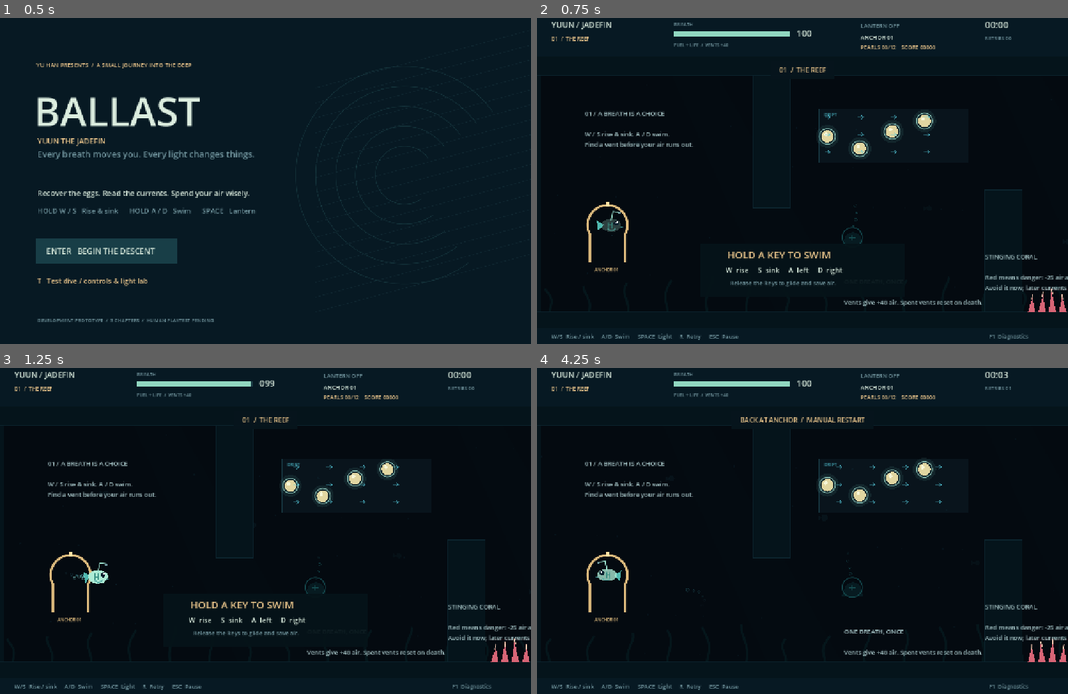
Above: before the commit, frames 1-4 (two rows, left to right).
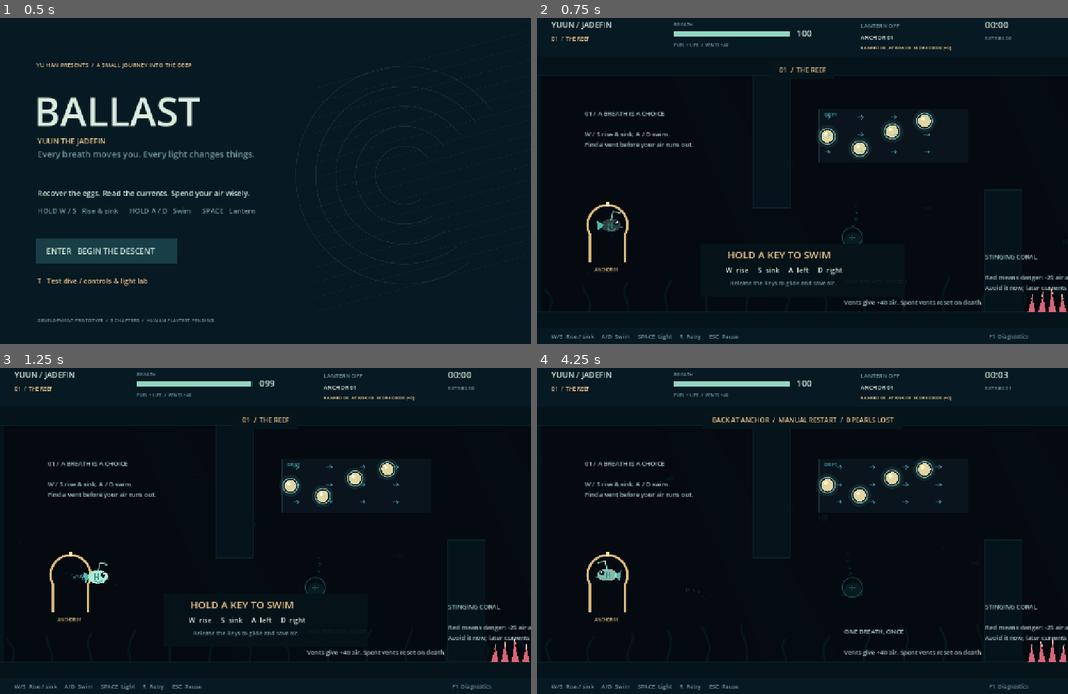
Above: after the commit, the same moments.

Repository: yhan3-ctrl/ballast
Game: Godot game, scene res://scenes/Main.tscn
Two runs of this game, one before a commit and one after it. Both use one fixed random seed, a clock stepped at 60 frames per second and the inputs below.
Inputs:
- Up to frame 1 (0.5 s): no input
- Up to frame 2 (0.75 s): tap Enter (start) at 0.5 s; hold D (right) from 0.53 s (still down); hold Enter (start) from 0.53 s (still down)
- Up to frame 3 (1.25 s): keep holding D (right); keep holding Enter (start); tap T at 0.8 s
- Up to frame 4 (4.25 s): release D (right) at 1.28 s; release Enter (start) at 1.28 s; hold S (down) 1.28-2.03 s; tap T at 1.35, 2.3, 3.6 s; tap Enter (start) at 1.55, 2.85 s; hold D (right) 2.03-2.78 s; hold Space (lantern) 2.03-2.78 s; hold W (up) 2.78-3.53 s; hold A (left) from 3.53 s (still down); tap R (restart) at 4.15 s

Frame 1 is identical in both runs. In frame 2, 0.2% of the frame differs, in the area x 61-78%, y 8-10%; in frame 3, 0.2%; in frame 4, 0.6%, in the area x 33-78%, y 8-17%.

Commit message:
fix: bank segment pearls before awarding score

Diff:
--- a/project.godot
+++ b/project.godot
@@ -11,7 +11,7 @@
 [application]
 
 config/name="Ballast"
-config/version="0.4.0"
+config/version="0.5.0"
 run/main_scene="res://scenes/Main.tscn"
 config/features=PackedStringArray("4.7", "GL Compatibility")
 config/icon="res://assets/icon.svg"
--- a/scripts/hud.gd
+++ b/scripts/hud.gd
@@ -48,7 +48,7 @@
 	text(Vector2(780, 63), "ANCHOR %02d" % (world.active_checkpoint + 1), 14)
 	text(Vector2(1080, 36), "%02d:%02d" % [int(world.elapsed) / 60, int(world.elapsed) % 60], 22)
 	text(Vector2(1080, 64), "RETRIES %02d" % world.deaths, 12, MUTED)
-	text(Vector2(780, 87), "PEARLS %02d/%02d    SCORE %05d" % [world.collected_pearls, world.total_pearls, world.score], 13, GOLD)
+	text(Vector2(780, 87), "BANKED %02d  AT RISK %02d  SCORE %05d (+%d)" % [world.collected_pearls, world.pending_pearls.size(), world.score, world.pending_score], 11, GOLD)
 	draw_rect(Rect2(0, 758, 1280, 42), Color("071923"))
 	text(Vector2(35, 784), "W/S  Rise / sink     A/D  Swim     SPACE  Light     R  Retry     ESC  Pause", 14, MUTED)
 	text(Vector2(1090, 784), "F1  Diagnostics", 13, MUTED)
--- a/scripts/pearl.gd
+++ b/scripts/pearl.gd
@@ -28,6 +28,13 @@
 	visible = false
 	world.collect_pearl(self)
 
+func reset_pearl() -> void:
+	collected = false
+	visible = true
+	monitoring = true
+	position.y = base_y
+	queue_redraw()
+
 func _process(delta: float) -> void:
 	clock += delta
 	position.y = base_y + sin(clock * 2.2 + position.x * 0.01) * 7.0
--- a/scripts/world.gd
+++ b/scripts/world.gd
@@ -49,6 +49,8 @@
 var score: int = 0
 var collected_pearls: int = 0
 var total_pearls: int = 0
+var pending_pearls: Array = []
+var pending_score: int = 0
 var combo: int = 0
 var best_combo: int = 0
 var combo_left: float = 0.0
@@ -57,6 +59,7 @@
 var tutorial_active: bool = true
 var tutorial_origin := Vector2.ZERO
 var title_names := ["THE REEF", "THE KELP DRIFT", "THE TRENCH"]
+const AIR_BONUS_MULTIPLIER: int = 20
 
 func _ready() -> void:
 	process_mode = Node.PROCESS_MODE_ALWAYS
@@ -128,6 +131,8 @@
 	score = 0
 	collected_pearls = 0
 	total_pearls = 0
+	pending_pearls.clear()
+	pending_score = 0
 	combo = 0
 	best_combo = 0
 	combo_left = 0.0
@@ -350,11 +355,32 @@
 	combo_left = 3.5
 	best_combo = maxi(best_combo, combo)
 	last_points = 100 * mini(combo, 5)
-	score += last_points
-	collected_pearls += 1
+	pending_score += last_points
+	pending_pearls.append(pearl)
 	spawn_burst(pearl.global_position, Color("f5d69a"), 13)
 	play_sound("pearl")
-	notify("PEARL +%d  /  FLOW CHAIN x%d" % [last_points, combo])
+	notify("PEARL +%d AT RISK  /  FLOW CHAIN x%d" % [last_points, combo])
+
+func bank_segment_rewards() -> Dictionary:
+	var result := {"pearls": pending_pearls.size(), "score": pending_score}
+	collected_pearls += pending_pearls.size()
+	score += pending_score
+	pending_pearls.clear()
+	pending_score = 0
+	combo = 0
+	combo_left = 0.0
+	return result
+
+func discard_segment_rewards() -> int:
+	var lost: int = pending_pearls.size()
+	for pearl in pending_pearls:
+		if is_instance_valid(pearl):
+			pearl.reset_pearl()
+	pending_pearls.clear()
+	pending_score = 0
+	combo = 0
+	combo_left = 0.0
+	return lost
 
 func spawn_trail(point: Vector2, drift: Vector2) -> void:
 	fx_particles.append({"position": point, "velocity": drift + Vector2(randf_range(-8, 8), randf_range(-14, 2)), "life": 0.7, "max_life": 0.7, "size": randf_range(2.0, 4.5), "color": Color("8de6df")})
@@ -379,7 +405,8 @@
 func activate_checkpoint(cp: Node) -> bool:
 	if player.dying or respawn_pending or cp.activated or cp.checkpoint_id <= active_checkpoint:
 		return false
-	var air_bonus: int = int(round(player.air)) * 8
+	var banked: Dictionary = bank_segment_rewards()
+	var air_bonus: int = int(round(player.air)) * AIR_BONUS_MULTIPLIER
 	score += air_bonus
 	cp.activated = true
 	cp.queue_redraw()
@@ -389,7 +416,7 @@
 	segment_time = 0
 	play_sound("checkpoint")
 	spawn_burst(cp.global_position, Color("e8c38a"), 18)
-	notify("ANCHOR SET  /  AIR BONUS +%d  /  REFILLED" % air_bonus)
+	notify("ANCHOR  /  %d PEARLS BANKED  /  AIR BONUS +%d" % [banked.pearls, air_bonus])
 	return true
 
 func request_respawn(reason: String) -> void:
@@ -404,6 +431,7 @@
 		respawn_pending = false
 		return
 	deaths += 1
+	var lost_pearls: int = discard_segment_rewards()
 	segment_time = 0
 	for vent in vents:
 		if vent.segment == active_checkpoint:
@@ -412,11 +440,9 @@
 		if creature.segment == active_checkpoint:
 			creature.reset_creature()
 	player.reset_at(spawn_point)
-	combo = 0
-	combo_left = 0.0
 	respawn_pending = false
 	play_sound("contact")
-	notify("BACK AT ANCHOR  /  " + last_reason.to_upper())
+	notify("BACK AT ANCHOR  /  %s  /  %d PEARLS LOST" % [last_reason.to_upper(), lost_pearls])
 
 func complete_observation() -> void:
 	if observation_complete:
@@ -447,6 +473,7 @@
 	if not player.dying and not respawn_pending and player.position.distance_to(exit_point) < 65:
 		if level_index == 0 and not test_room and not observation_complete:
 			return
+		bank_segment_rewards()
 		play_sound("complete")
 		if test_room or level_index >= 2:
 			finished = true
--- a/tests/test_runner.gd
+++ b/tests/test_runner.gd
@@ -51,7 +51,7 @@
 	var checkpoint = world.checkpoints[1]
 	world.player.air = 41.0
 	check(world.activate_checkpoint(checkpoint), "new forward checkpoint activates")
-	check(world.score == 328, "checkpoint converts remaining air into score before refill")
+	check(world.score == 820, "checkpoint converts remaining air into score before refill")
 	check(near(world.player.air, 100.0), "first activation restores full air")
 	world.player.air = 52.0
 	check(not world.activate_checkpoint(checkpoint), "re-entering active checkpoint does not reactivate")
@@ -78,12 +78,23 @@
 	world.score = 0
 	world.combo = 0
 	world.combo_left = 0.0
-	var first_pearl = world.pearls[0]
+	var first_pearl = world.pearls.filter(func(p): return p.segment == world.active_checkpoint)[0]
 	first_pearl._touch(world.player)
-	check(world.collected_pearls == 1, "pearl contact increments collection count")
-	check(world.score == 100, "first pearl awards base score")
+	check(world.collected_pearls == 0, "unbanked pearl does not increment permanent collection count")
+	check(world.score == 0, "unbanked pearl does not change permanent score")
+	check(world.pending_pearls.size() == 1 and world.pending_score == 100, "first pearl enters at-risk segment rewards")
 	first_pearl._touch(world.player)
-	check(world.collected_pearls == 1, "collected pearl cannot be scored twice")
+	check(world.pending_pearls.size() == 1, "pending pearl cannot be scored twice")
+	world.respawn()
+	check(world.pending_pearls.is_empty() and world.pending_score == 0, "restart clears at-risk pearl rewards")
+	check(not first_pearl.collected and first_pearl.visible, "restart returns at-risk pearl to the room")
+	check(world.score == 0 and world.collected_pearls == 0, "restart cannot combine pearl and efficiency rewards")
+	first_pearl._touch(world.player)
+	world.bank_segment_rewards()
+	check(world.score == 100 and world.collected_pearls == 1, "banking commits pending pearl and score")
+	world.respawn()
+	check(first_pearl.collected and not first_pearl.visible, "banked pearl persists through later death")
+	check(world.score == 100 and world.collected_pearls == 1, "banked pearl score persists through later death")
 
 	var glimmer = world.creatures[0]
 	glimmer.position += Vector2(70, 30)
Not shown, changed: export_presets.cfg
Not shown, changed: GDD.md
Not shown, changed: PLAYTEST.md
Not shown, changed: README.md
